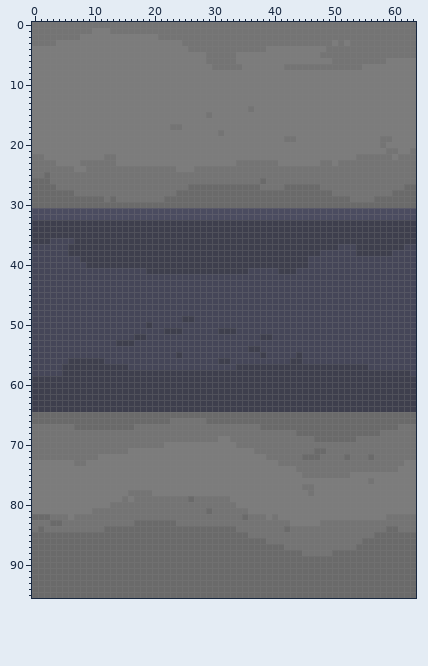
Two states of a pixel-art file, Assets/Art/Aseprite/OfficeWall2.aseprite. The picture above was drawn from the file before the commit.
64x96 pixels, 1 frame. Colours within 5 levels of each other are drawn and written as one.
Now the later version:
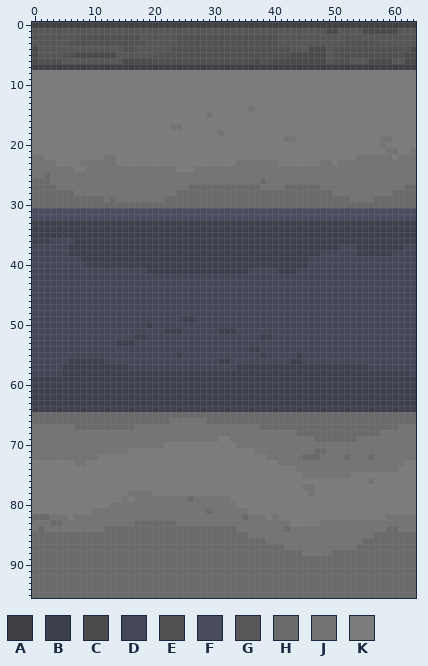
Palette (. is transparent): A #3f3f44  B #3e3f4d  C #4a4a4a  D #454658  E #515151  F #4b4c60  G #575757  H #6a6a6a  J #747474  K #7c7c7c
Diff:
Colour A replaces colour J in row 0 at x 0 to 63; in row 7 at x 30 to 34 and 42 to 54.
Colour A replaces colour K in row 7 at x 0 to 29, 35 to 41 and 55 to 63.
Colour C replaces colour J in row 1 at x 49 to 50 and 55 to 60; in row 4 at x 63; in row 5 at x 48 and 62 to 63; in row 6 at x 56 to 58.
Colour C replaces colour K in row 4 at x 0 and 46 to 48; in row 5 at x 0, 7 to 13 and 43 to 47; in row 6 at x 0, 15 to 19, 37, 40 to 48, 59 and 62 to 63.
Colour E replaces colour J in row 2 at x 24 to 40; in row 3 at x 25 to 40 and 53 to 57; in row 4 at x 26 to 38 and 50 to 62; in row 5 at x 29 to 33 and 50 to 61; in row 6 at x 29 to 33 and 50 to 52.
Colour E replaces colour K in row 2 at x 8 to 17; in row 3 at x 6 to 18, 24 and 52; in row 4 at x 15 to 16, 23 to 25 and 39 to 42; in row 5 at x 5 to 6, 21 to 28 and 34 to 42; in row 6 at x 1 to 4, 20 to 28, 34 to 36 and 38 to 39.
Colour G replaces colour J in row 1 at x 0 to 9, 13 to 48, 51 to 54 and 61 to 63; in row 2 at x 0 to 7, 21 to 23 and 41 to 63; in row 3 at x 0 to 3, 41 to 49, 51 and 58 to 63; in rows 4 to 5 at x 49; in row 6 at x 53 to 55.
Colour G replaces colour K in row 1 at x 10 to 12; in row 2 at x 18 to 20; in row 3 at x 4 to 5, 19 to 23 and 50; in row 4 at x 1 to 14, 17 to 22 and 43 to 45; in row 5 at x 1 to 4 and 14 to 20; in row 6 at x 5 to 14, 49 and 60 to 61.
Pixel boxes of the changes (left, top, right, bottom) in both pictures:
changed: (32, 22, 416, 70)
